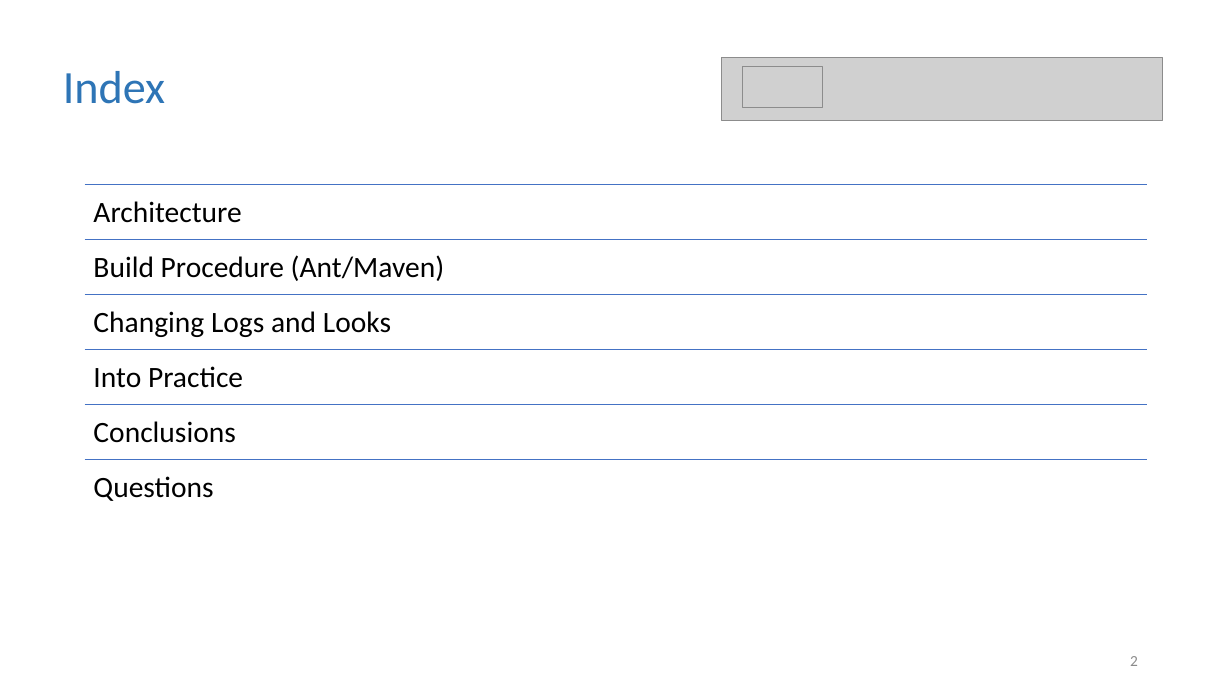
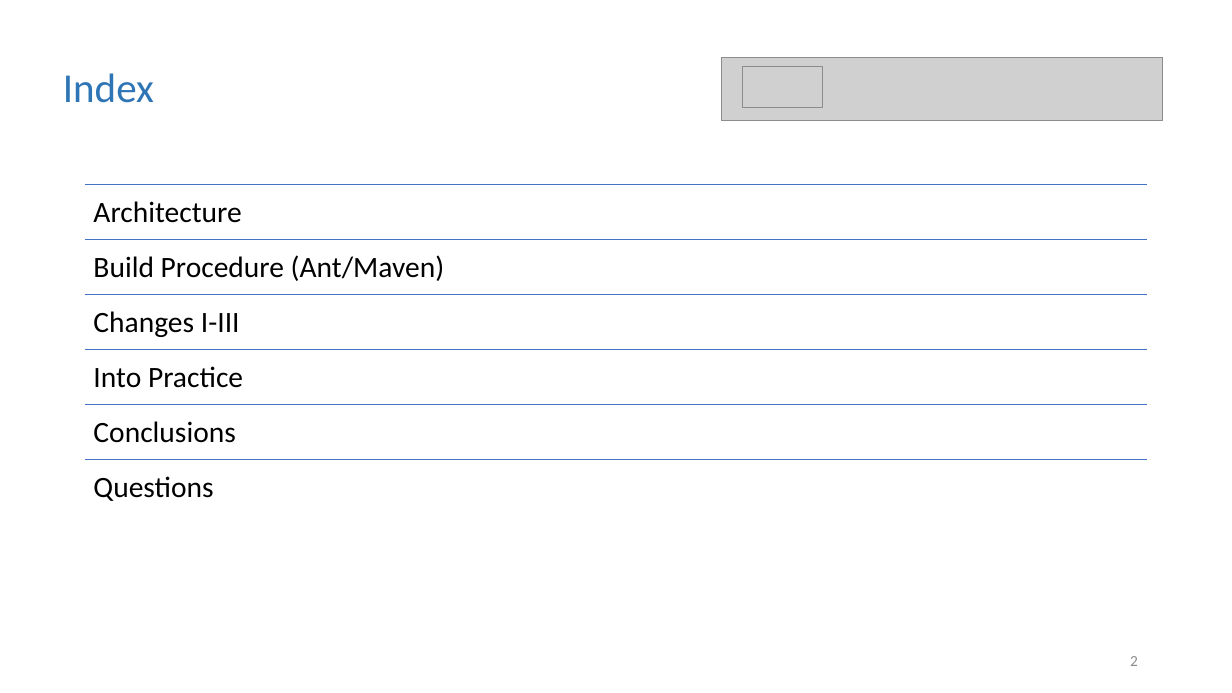
Before and after one commit to christophergalli/Team_Habsburg, a slide deck: slide 2 of GeneService_Presentation.pptx. Drawn at 1232x693 pixels with LibreOffice and Linux fonts; fonts in the diff are those of the drawing; grey boxes stand for pictures. Boxes give left, top, right and bottom in pixels: in the first picture for what was removed or moved away, otherwise in the second. Text is boxed around its words. In the diff, an @@ line names an element or a change of style, - is before the commit and + after.

```diff
--- a/GeneService_Presentation.pptx
+++ b/GeneService_Presentation.pptx
@@ text "Index" at box(63, 73, 154, 103): size 36 to 32 pt @@
@@ text at box(93, 311, 240, 337): text changed @@
-Changing Logs and Looks
+Changes I-III
```
Also in this commit, not shown: 7 other slides changed, 2 slides added, 1 other file.
